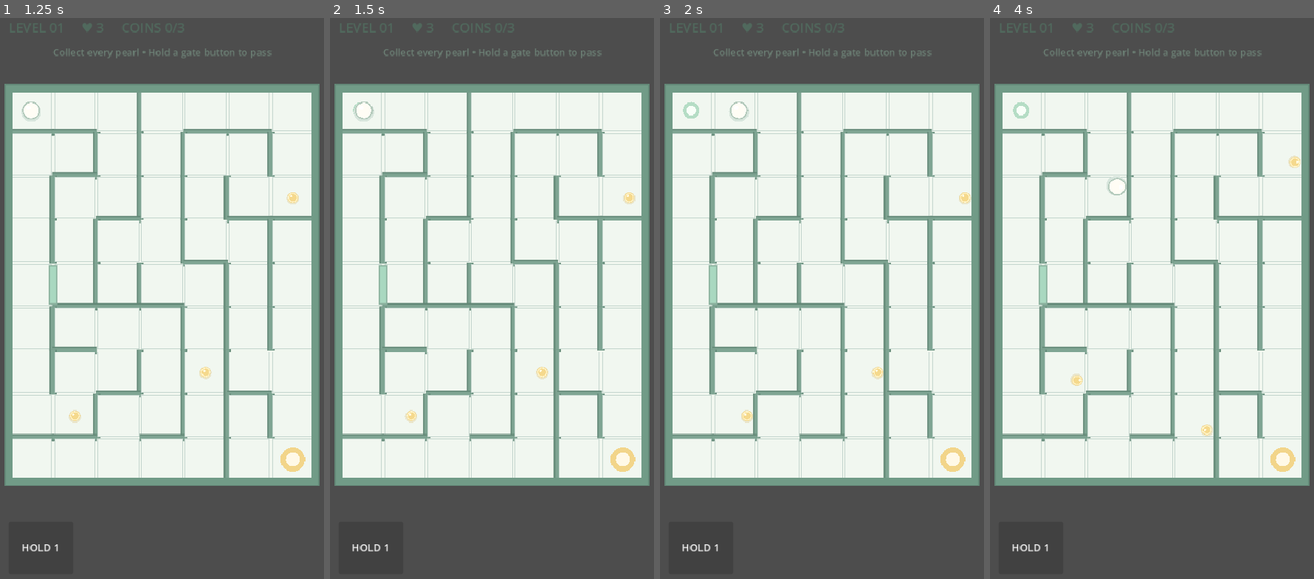
Above: before the commit, frames 1-4 (left to right).
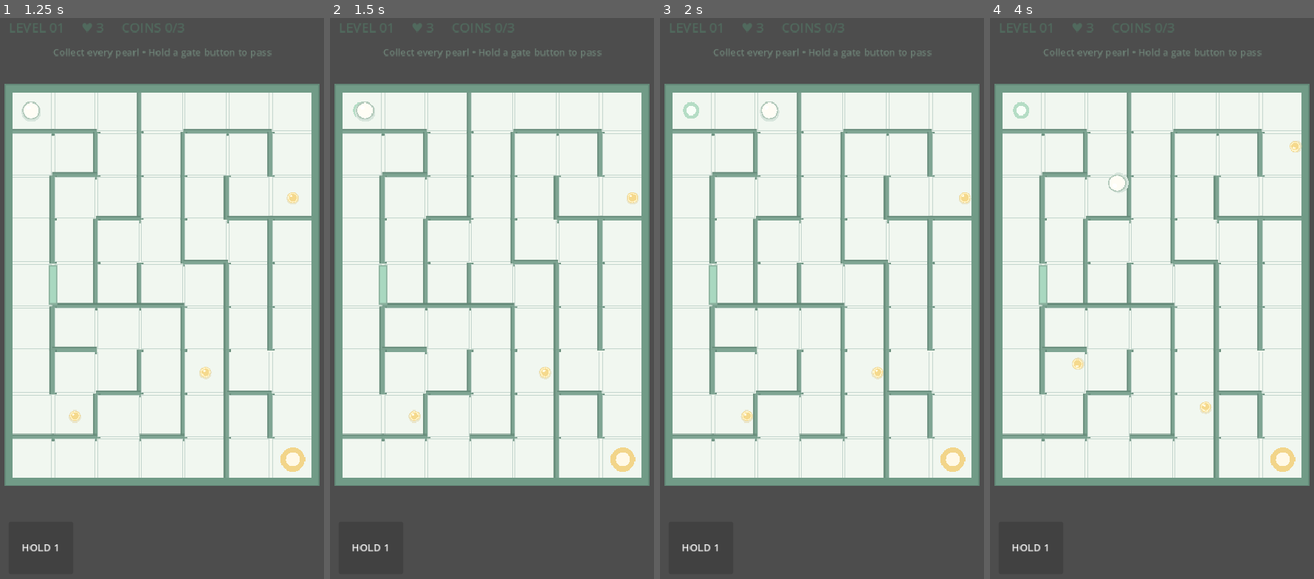
Above: after the commit, the same moments.

Repository: IoriHinata/Mikrozz
Game: Godot game, scene res://scenes/Main.tscn
The game is run twice, just before and just after one commit, with the same random seed, the same clock (stepped at 60 frames per second) and the same inputs.
Inputs:
- Up to frame 1 (1.25 s): click "HOLD 1" at 0.5 s
- Up to frame 2 (1.5 s): tap Enter at 1.25 s; hold Right (ui_right) from 1.28 s (still down)
- Up to frame 3 (2 s): keep holding Right (ui_right)
- Up to frame 4 (4 s): release Right (ui_right) at 2.03 s; hold Down (ui_down) 2.03-2.78 s; hold Right (ui_right) 2.78-3.53 s; tap Space at 3.5 s; hold Up (ui_up) from 3.53 s (still down)

Frame 1 is identical in both runs. In frame 2, 0.3% of the frame differs, in the area x 7-96%, y 14-73%; in frame 3, 0.2%; in frame 4, 0.5%, in the area x 24-97%, y 21-75%.

Commit message:
fix: read enabled motion sensors, calibrate tilt and report sensor status

Diff:
--- a/scripts/TiltController.gd
+++ b/scripts/TiltController.gd
@@ -1,41 +1,63 @@
 extends Node
 class_name TiltController
 
+signal sensor_status_changed(available: bool, magnitude: float)
+
 var filtered_tilt := Vector2.ZERO
-var sensitivity := 1.15
-var smoothing := 9.0
-var dead_zone := 0.035
-var gravity_force := 650.0
+var sensitivity := 1.65
+var smoothing := 7.0
+var dead_zone := 0.025
+var gravity_force := 1150.0
 var sensor_offset := Vector2.ZERO
 var calibrated := false
 var touch_direction := Vector2.ZERO
+var sensor_available := false
+var raw_sensor := Vector2.ZERO
+var _status_timer := 0.0
 
 func _ready() -> void:
-	if OS.has_feature("android"):
-		calibrate()
+	if OS.has_feature("android") or OS.has_feature("ios"):
+		call_deferred("calibrate")
 
 func _process(delta: float) -> void:
 	var target := Vector2.ZERO
-	if OS.has_feature("android"):
-		var raw := Input.get_accelerometer()
-		if not calibrated:
-			sensor_offset = Vector2(raw.x, -raw.y)
-			calibrated = true
-		target = (Vector2(raw.x, -raw.y) - sensor_offset) / 9.8
+	var has_sensor := false
+	if OS.has_feature("android") or OS.has_feature("ios"):
+		var accel := Input.get_accelerometer()
+		var gravity := Input.get_gravity()
+		var reading := accel
+		if reading.length() < 1.0:
+			reading = gravity
+		if reading.length() > 1.0:
+			has_sensor = true
+			raw_sensor = Vector2(reading.x, -reading.y)
+			if not calibrated:
+				sensor_offset = raw_sensor
+				calibrated = true
+			target = (raw_sensor - sensor_offset) / 9.8
 	else:
 		target = Input.get_vector("ui_left", "ui_right", "ui_up", "ui_down")
-	if touch_direction != Vector2.ZERO:
+	sensor_available = has_sensor
+	if touch_direction.length() > 0.01:
 		target = touch_direction
 	target = (target * sensitivity).limit_length(1.0)
 	if target.length() < dead_zone:
 		target = Vector2.ZERO
 	filtered_tilt = filtered_tilt.lerp(target, clampf(delta * smoothing, 0.0, 1.0))
+	_status_timer += delta
+	if _status_timer >= 0.15:
+		_status_timer = 0.0
+		sensor_status_changed.emit(sensor_available, raw_sensor.length())
 
 func calibrate() -> void:
-	var raw := Input.get_accelerometer()
-	sensor_offset = Vector2(raw.x, -raw.y)
-	filtered_tilt = Vector2.ZERO
-	calibrated = true
+	var accel := Input.get_accelerometer()
+	var gravity := Input.get_gravity()
+	var reading := accel if accel.length() > 1.0 else gravity
+	if reading.length() > 1.0:
+		raw_sensor = Vector2(reading.x, -reading.y)
+		sensor_offset = raw_sensor
+		calibrated = true
+		filtered_tilt = Vector2.ZERO
 
 func set_touch_direction(direction: Vector2) -> void:
 	touch_direction = direction.limit_length(1.0)
